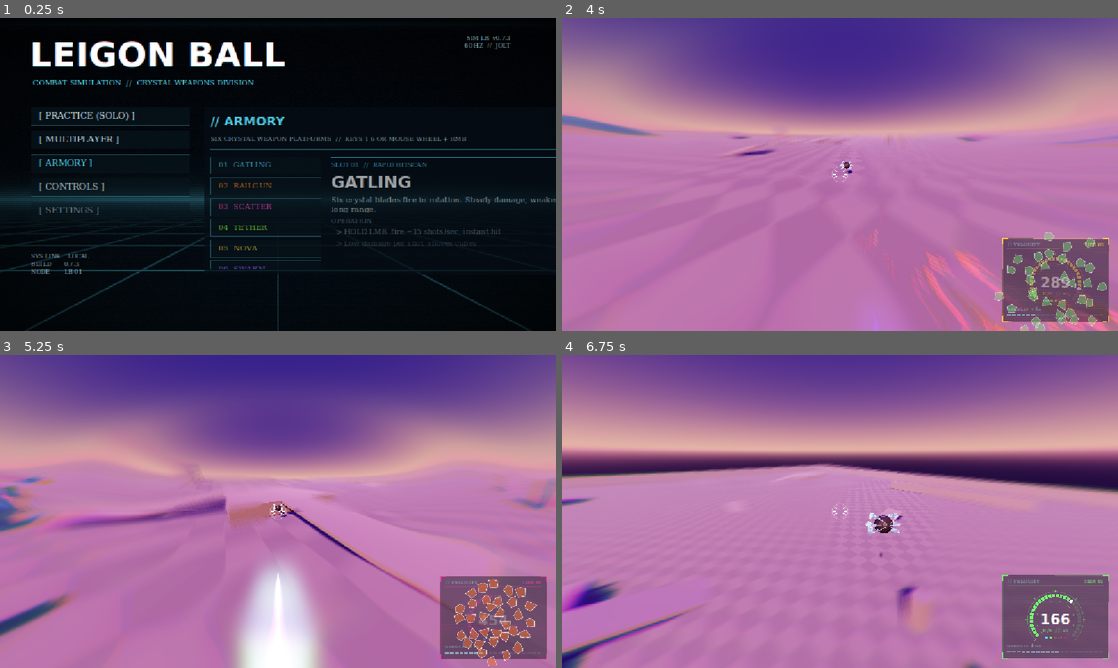
Above: before the commit, frames 1-4 (two rows, left to right).
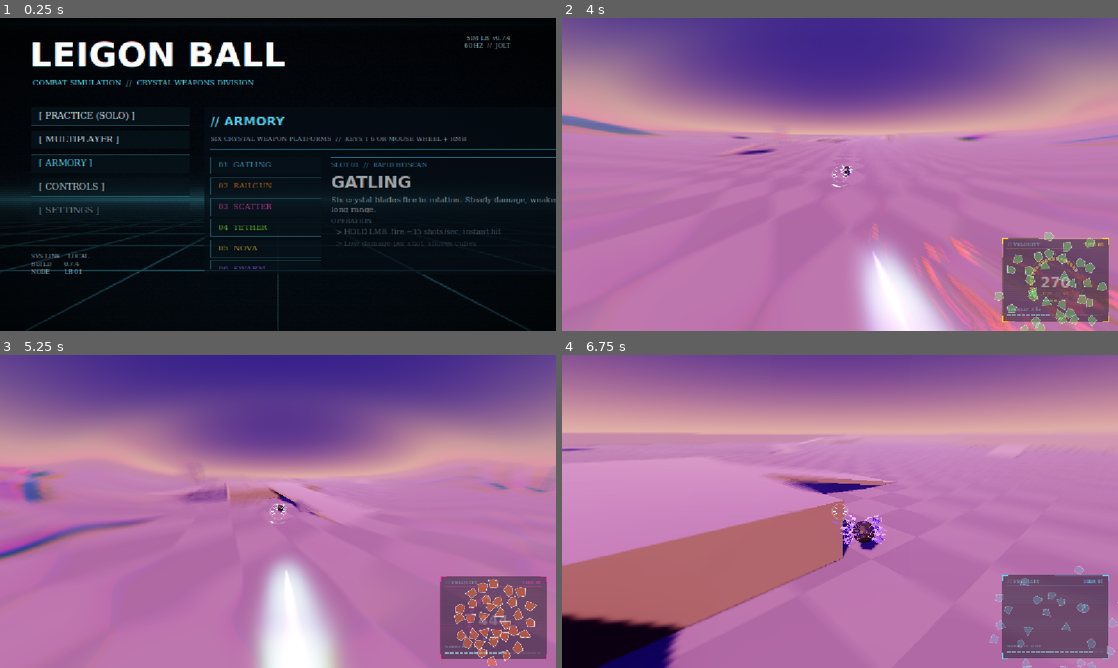
Above: after the commit, the same moments.

Repository: JumpYbutSchooled/Legion-Ball-
Game: Godot game, scene res://scenes/boot.tscn
Same seed, same stepped clock (60 frames per second), same inputs: the game is played once before the commit and once after it.
Inputs (mouse positions are in pixels of both pictures, inside the frame that each line leads up to):
- Up to frame 1 (0.25 s): no input
- Up to frame 2 (4 s): click "[ PRACTICE (SOLO) ]" at 0.5 s; move the mouse to (962, 158) at 1.27 s; hold D (move_right) 1.28-2.03 s; tap Q (block) at 1.35, 3.05, 3.6 s; click (962, 158) at 1.42 s; tap Space (jump) at 1.52, 2.27, 3.77 s; tap F (dash) at 1.55, 2.1, 3.8 s; move the mouse to (812, 174) at 2.02 s; hold W (move_forward) from 2.03 s (still down); click (812, 174) at 2.3 s; move the mouse to (851, 168) at 2.77 s; press the mouse at (851, 168) at 2.78 s; move the mouse to (834, 180) at 3.52 s; release the mouse at (834, 180) at 3.53 s; click (834, 180) at 3.67 s
- Up to frame 3 (5.25 s): keep holding W (move_forward); move the mouse to (316, 514) at 4.27 s; press the mouse at (316, 514) at 4.28 s; tap E (camera_right) at 4.35 s; tap Space (jump) at 4.52 s; move the mouse to (233, 508) at 5.02 s; release the mouse at (233, 508) at 5.03 s; tap F (dash) at 5.1 s
- Up to frame 4 (6.75 s): tap Space (jump) at 5.27 s; tap Q (block) at 5.3 s; move the mouse to (845, 511) at 5.77 s; press the mouse at (845, 511) at 5.78 s; tap F (dash) at 6.05 s; move the mouse to (817, 505) at 6.52 s; release W (move_forward) at 6.53 s; release the mouse at (817, 505) at 6.53 s; hold D (move_right) from 6.53 s (still down); tap Tab (scoreboard) at 6.6 s

The runs differ from the first frame. In frame 1, less than 0.1% of the frame differs, in the area x 13-92%, y 5-80%; in frame 2, 6.0%; in frame 3, 11%; in frame 4, 48%, in the area x 0-100%, y 0-100%.

Commit message:
Release v0.7.4

Diff:
--- a/scripts/arena.gd
+++ b/scripts/arena.gd
@@ -29,6 +29,9 @@
 const SPAWN_PROTECT := 2.0
 ## Damage multiplier on a Swarm-marked player (2x made any mark + hit a kill).
 const MARK_MULTIPLIER := 1.5
+## A parried shot strikes back at whoever fired it: this much damage, and a stun.
+const PARRY_DAMAGE := 20.0
+const PARRY_STUN := 5.0
 const KILLS_TO_WIN := 15
 ## Seconds the winner banner shows before everyone returns to the lobby.
 const END_DELAY := 6.0
@@ -189,13 +192,25 @@
 	if not multiplayer.is_server() or match_done:
 		return
 	var attacker := _sender()
-	if attacker == victim or not alive.get(victim, false) or _protect.get(victim, 0.0) > 0.0:
-		return
-	if _blocks.has(victim):
-		# Shielded: no damage. The first hit on this shield sets off the parry.
+	if attacker == victim:
+		return
+	if _blocks.has(victim) and alive.get(victim, false):
+		# Shielded: no damage. The first hit on this shield sets off the parry, which
+		# strikes back at the shooter wherever they are: damage and a long stun.
 		if not _parried.has(victim):
 			_parried[victim] = true
-			_to_peer(victim, "_apply_parry", [])
+			_to_peer(victim, "_apply_parry", [attacker])
+			if alive.get(attacker, false) and not _blocks.has(attacker):
+				_to_peer(attacker, "_apply_stagger", [PARRY_STUN])
+				_show_status.rpc(attacker, "stagger", PARRY_STUN)
+				_deal(attacker, victim, PARRY_DAMAGE)
+		return
+	_deal(victim, attacker, amount)
+
+
+## Host only: take `amount` off `victim`, credited to `attacker` if it kills.
+func _deal(victim: int, attacker: int, amount: float) -> void:
+	if not alive.get(victim, false) or _protect.get(victim, 0.0) > 0.0:
 		return
 	if _marks.get(victim, 0.0) > 0.0:
 		amount *= MARK_MULTIPLIER
@@ -355,10 +370,11 @@
 
 
 @rpc("authority", "reliable")
-func _apply_parry() -> void:
+func _apply_parry(attacker: int) -> void:
 	var ball: Node3D = _players.get(multiplayer.get_unique_id())
 	if ball and not ball.get("dead"):
-		ball.call("on_parried")
+		var shooter: Node3D = _players.get(attacker)
+		ball.call("on_parried", shooter.global_position if shooter else Vector3.INF)
 
 
 @rpc("authority", "reliable")
--- a/scripts/ball.gd
+++ b/scripts/ball.gd
@@ -21,6 +21,9 @@
 @export var dash_speed := 40.0
 @export var dash_lift := 1.5
 @export var dash_cooldown := 1.0
+## In the air, looking further down than this (the camera direction's height, -1 =
+## straight down), the dash goes where you look instead of along the ground.
+@export var dash_down_pitch := -0.3
 @export var fall_reset_height := -20.0
 ## Ceiling: above this height upward speed is bled off, so launches can't go forever.
 @export var max_height := 120.0
@@ -40,7 +43,7 @@
 @export_group("Block")
 ## Q: seconds the shield is up (including folding out and back).
 @export var block_time := 1.0
-@export var block_cooldown := 10.0
+@export var block_cooldown := 6.0
 ## Launch speed when a hit lands on the shield.
 @export var parry_launch := 70.0
 
@@ -271,8 +274,9 @@
 
 
 ## Local player only: a hit landed on the shield. No damage; instead the shield bursts,
-## a huge explosion goes off round the ball and it's thrown high into the air.
-func on_parried() -> void:
+## a huge explosion goes off round the ball and it's thrown high into the air, and a bolt
+## strikes back at the shooter (the host deals its damage and a 5s stun).
+func on_parried(shooter_pos := Vector3.INF) -> void:
 	_shield.call("hit_flash")
 	_shield.call("stop")
 	_block_timer = 0.0
@@ -297,6 +301,12 @@
 			"sound": "parry",
 		})
 		weapon.call("shake", 1.0)
+		if shooter_pos != Vector3.INF:
+			# The strike back: a thick bolt from the shield to whoever fired.
+			var to := shooter_pos - global_position
+			var purple := Color(0.55, 0.4, 1.0)
+			weapon.call("spawn_beam", global_position, to.normalized(), to.length(), 0.8, 0.4, 24.0, purple)
+			weapon.call("spawn_light", shooter_pos, 120.0, 12.0, 0.3, purple)
 
 
 func _online() -> bool:
@@ -371,6 +381,12 @@
 		var flat_speed := Vector2(current.x, current.z).length()
 		var velocity := dir * (flat_speed + dash_speed)
 		velocity.y = maxf(current.y, 0.0) + dash_lift
+		var look := _camera_look()
+		if not _grounded and look.y < dash_down_pitch:
+			# Dash down: in the air, looking down, it fires straight where you look,
+			# carrying all your speed with it.
+			dir = look
+			velocity = look * (current.length() + dash_speed)
 		state.linear_velocity = velocity
 		# Spin the ball to match its new speed so friction doesn't eat the launch.
 		var flat := Vector3(velocity.x, 0.0, velocity.z)
@@ -501,6 +517,12 @@
 	return (right * input.x - _get_camera_forward() * input.y).limit_length(1.0)
 
 
+## Where the local camera is looking (straight ahead if there's none).
+func _camera_look() -> Vector3:
+	var camera := get_viewport().get_camera_3d()
+	return -camera.global_basis.z if camera else _get_camera_forward()
+
+
 func _get_camera_forward() -> Vector3:
 	var basis := camera_rig.global_basis if camera_rig else Basis.IDENTITY
 	return Vector3(-basis.z.x, 0.0, -basis.z.z).normalized()
--- a/scripts/crosshair.gd
+++ b/scripts/crosshair.gd
@@ -188,6 +188,19 @@
 	draw_arc(c, info["radius"], 0.0, TAU, 48, faint, line_width, true)
 	if info["locked"]:
 		_brackets(_gat_center, _gat_radius, 0.0, col)
+	# Ammo: an arc under the crosshair that empties as you fire; while reloading it
+	# refills in purple and blinks.
+	var r: float = info["radius"] + 9.0
+	var start := PI * 0.3
+	var end := PI * 0.7
+	var back := col
+	back.a *= 0.2
+	draw_arc(c, r, start, end, 16, back, 3.0, true)
+	if info.get("reloading", false):
+		var reload_col := Color(0.65, 0.35, 1.0, col.a * (0.5 + 0.5 * float(int(Time.get_ticks_msec() / 120) % 2)))
+		draw_arc(c, r, end, lerpf(end, start, info["reload"]), 16, reload_col, 3.0, true)
+	else:
+		draw_arc(c, r, end, lerpf(end, start, info.get("ammo", 1.0)), 16, col, 3.0, true)
 
 
 func _draw_rail(info: Dictionary, col: Color) -> void:
--- a/scripts/ui/menu_ui.gd
+++ b/scripts/ui/menu_ui.gd
@@ -231,8 +231,8 @@
 const CONTROLS := [
 	["W A S D / ARROWS", "Roll (relative to the camera)"],
 	["SPACE", "Jump (1s cooldown)"],
-	["Q", "Shield for 1s: blocks all damage; a hit on it launches you + explodes and resets the cooldown (10s)"],
-	["F", "Dash: redirect all speed where you steer, +40"],
+	["Q", "Shield for 1s: blocks all damage. A hit on it strikes back (damage + 5s stun), launches you, explodes and resets the cooldown (6s)"],
+	["F", "Dash: redirect all speed where you steer, +40 (in the air, look down to dash down)"],
 	["S (against motion)", "Skid: hard brake with sparks"],
 	["MOUSE", "Aim / orbit camera (click to lock the mouse)"],
 	["LMB", "Fire equipped weapon"],
--- a/scripts/ui/speedometer.gd
+++ b/scripts/ui/speedometer.gd
@@ -287,7 +287,7 @@
 	var col := Color(0.75, 0.55, 1.0) if ready_k >= 1.0 else UIStyle.TEXT_DIM
 	if blocking:
 		col = Color.WHITE
-	var label := "SHIELD  [Q]" if ready_k >= 1.0 else "SHIELD  %.1fs" % ((1.0 - ready_k) * 10.0)
+	var label := "SHIELD  [Q]" if ready_k >= 1.0 else "SHIELD  %.1fs" % ((1.0 - ready_k) * float(ball.get("block_cooldown")))
 	if blocking:
 		label = "SHIELD  ACTIVE"
 	var left := PANEL.position.x + 10.0
--- a/scripts/weapon_info.gd
+++ b/scripts/weapon_info.gd
@@ -14,6 +14,7 @@
 			"Low damage per shot, shoves cubes",
 			"Small lock circle: a target inside it takes every shot (up to 70m)",
 			"Full damage to 50m, dropping to 40% at 180m",
+			"30-shot magazine, reloads itself in 1.6s",
 			"Crosshair: one line per blade, kicks as it fires",
 		],
 		"combo": "Shred SWARM-marked targets for double damage.",
@@ -27,7 +28,6 @@
 			"HOLD LMB  charge for 2.5s, fires when full",
 			"Heavy hit, but never a one-shot on its own",
 			"Locks the target nearest the circle's center (up to 150m)",
-			"Full damage to 80m, dropping to 60% at 250m",
 			"Tip flare swells as it charges: others see it coming",
 			"Explodes on impact; dash-strength recoil (any direction)",
 			"5s reload: breaks apart, reforms with a flash",
--- a/scripts/weapons/gatling.gd
+++ b/scripts/weapons/gatling.gd
@@ -4,6 +4,8 @@
 ## top right, top left, middle right, middle left, bottom right, bottom left, repeat.
 ## Each shot: tracer, muzzle flare + warp bubble + light, bright impact flare + light,
 ## damage via take_hit(), a shove on rigid bodies, a little kickback and camera shake.
+## Magazine: after `magazine` shots it reloads by itself, playing the railgun's reload
+## (broken apart, purple to blue, reforming with a flash).
 
 ## Emitted on every shot with the index of the blade that fired (firing order).
 signal fired(blade_index: int)
@@ -27,6 +29,12 @@
 @export var lock_radius_px := 16.0
 ## Targets further than this can't be locked (you can still hit them by aiming).
 @export var lock_range := 70.0
+## Shots per magazine (about 1.8s of fire), and seconds to reload.
+@export var magazine := 30
+@export var reload_time := 1.6
+@export var reload_start_color := Color(0.65, 0.2, 1.0)
+@export var reload_end_color := Color(0.2, 0.45, 1.0)
+@export var reload_flash_color := Color(0.25, 0.55, 1.0)
 
 @export_group("Muzzle")
 @export var flash_energy := 40.0
@@ -42,11 +50,16 @@
 var _cooldown := 0.0
 var lock_target: Node3D = null
 var lock_screen_pos := Vector2.ZERO
+var ammo := 30
+var reloading := false
+## 0..1 while reloading.
+var reload := 0.0
 
 
 func _build() -> void:
 	# Each blade's tip flicks open a little as it fires.
 	kick_open = 0.14
+	ammo = magazine
 	# Row by row, right then left, which is also the firing order.
 	for angle in row_angles:
 		for side in [1.0, -1.0]:
@@ -61,8 +74,29 @@
 		if not found.is_empty():
 			lock_target = found[0]["target"]
 			lock_screen_pos = found[0]["screen"]
-	if pressed and is_ready() and _cooldown == 0.0:
+	if pressed and is_ready() and _cooldown == 0.0 and not reloading:
 		_fire(hit)
+
+
+## The reload keeps going even while another weapon is out.
+func _update(delta: float) -> void:
+	if reloading:
+		reload = minf(reload + delta / reload_time, 1.0)
+		if reload >= 1.0:
+			reloading = false
+			reload = 0.0
+			ammo = magazine
+			if is_ready():
+				flash(reload_flash_color)
+	_set_param("reload_break", 1.0 - reload if reloading else 0.0)
+	_set_param("override_amount", 1.0 if reloading else 0.0)
+	_set_param("override_color", reload_start_color.lerp(reload_end_color, reload))
+
+
+func _equip_flash_color() -> Color:
+	if reloading:
+		return reload_start_color.lerp(reload_end_color, reload)
+	return color
 
 
 func get_crosshair() -> Dictionary:
@@ -71,6 +105,9 @@
 		"radius": lock_radius_px,
 		"locked": lock_target != null and is_instance_valid(lock_target),
 		"lock_pos": lock_screen_pos,
+		"ammo": float(ammo) / magazine,
+		"reloading": reloading,
+		"reload": reload,
 	}
 
 
@@ -121,3 +158,8 @@
 	manager.recoil(aim - manager.ball.global_position, recoil_impulse)
 	manager.shake(shot_shake)
 	manager.play_sound("zap", tip, -8.0)
+	ammo -= 1
+	if ammo <= 0:
+		reloading = true
+		reload = 0.0
+		manager.play_sound("vent", global_position, -8.0)
--- a/scripts/weapons/railgun.gd
+++ b/scripts/weapons/railgun.gd
@@ -31,11 +31,6 @@
 @export var lock_radius_px := 70.0
 ## Targets further than this can't be locked.
 @export var lock_range := 150.0
-## Damage (hit and blast) is full out to falloff_start metres, dropping to falloff_min
-## at falloff_end.
-@export var falloff_start := 80.0
-@export var falloff_end := 250.0
-@export var falloff_min := 0.6
 
 @export_group("Charge")
 ## How far the tip facets spread at full charge.
@@ -268,14 +263,13 @@
 		for i in 8:
 			var jitter := Vector3(randf_range(-1, 1), randf_range(-1, 1), randf_range(-1, 1))
 			manager.spawn_beam(pos, (normal + jitter * 1.2).normalized(), randf_range(1.5, 3.0), 1.0, 0.2, 30.0, color)
-		var falloff := lerpf(1.0, falloff_min, clampf(inverse_lerp(falloff_start, falloff_end, tip.distance_to(pos)), 0.0, 1.0))
-		manager.hit_object(hit["collider"], damage * falloff, pos, shot_dir, hit_impulse)
+		manager.hit_object(hit["collider"], damage, pos, shot_dir, hit_impulse)
 		# The blast: area damage, outward shove, particles, shockwave, warp, light.
 		manager.spawn_explosion({
 			"position": pos + normal * 0.3,
 			"color": color,
 			"radius": explosion_radius,
-			"damage": explosion_damage * falloff,
+			"damage": explosion_damage,
 			"force": explosion_force,
 		})
 
Not shown, changed: version.txt
